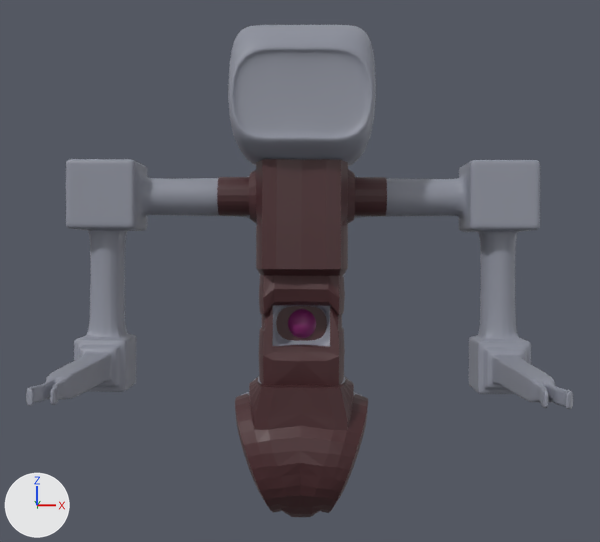
The Blender file blend/warpfall_robot_server.blend as it was, and as the next commit left it.
The view is the same before and after, from a 50 mm lens placed at (0.031, -2.445, 0.766), pointed at (-0.002, -0.214, 0.717). Every picture has the same lights, and +X, +Y and +Z are marked at lower left.
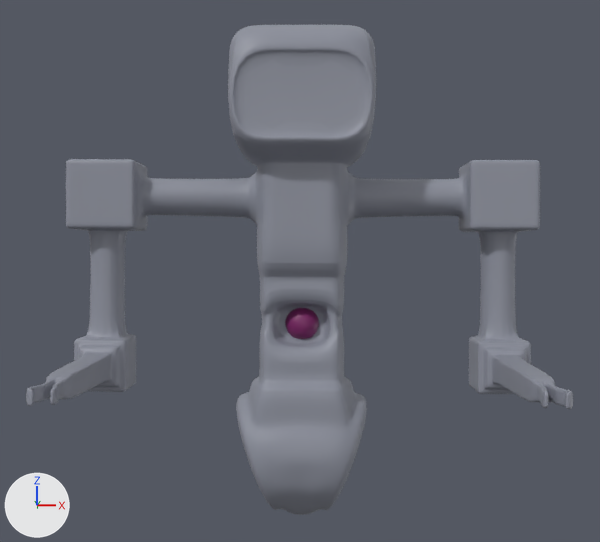
What differs and where, as boxes [x1, y1, x2, y2] in the pictures (600 x 542 px):
'Circle.001', hidden: before [217, 159, 387, 517]

Patch to the scene script:
```diff
--- a/blend/warpfall_robot_server.blend.py
+++ b/blend/warpfall_robot_server.blend.py
@@ ob_circle_001 @@
 _m = ob_circle_001.modifiers.new('Mirror', 'MIRROR')
 _m.use_clip = True
+ob_circle_001.hide_render = True
```
